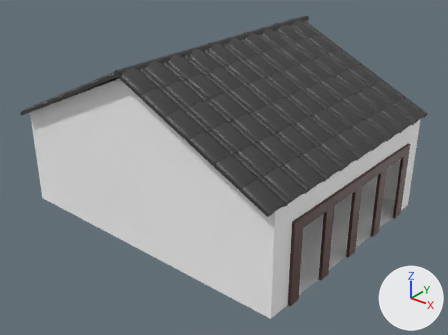
What one commit did to the glTF model run/textures/build/build4.glb.
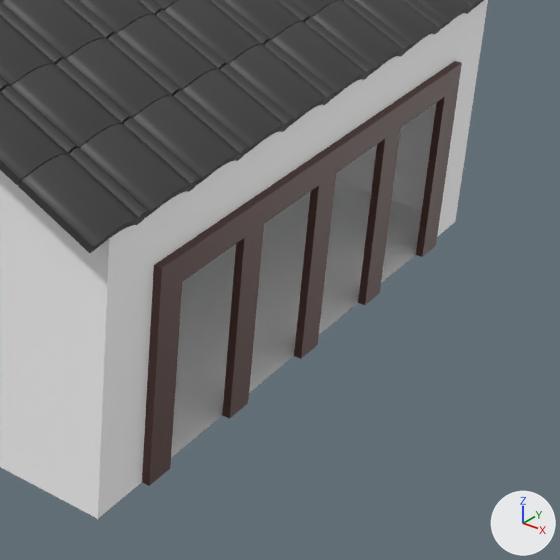
Each version is shown whole from a 50 mm lens placed at (1.665, -2.053, 1.539), pointed at (0.085, -0.078, 0.314), then close up on the part from 52% to 100% of the width and 36% to 100% of the height. Lighting does not change. The marker at lower right points along +X, +Y and +Z. Where no turn or scale is listed for an object, it has been applied to the vertices. Vertices at the same position are counted once.

Script lines for the objects in view, before the commit:
```python
me_円柱_001 = bpy.data.meshes.new('円柱.001')
me_円柱_001.from_pydata(...)  # 11507 vertices, 22078 faces; spans x -0.721..0.72, y -0.638..0.585, z -0.173..0.176
me_円柱_001.materials.append(mat_マテリアル)  # black #3b3b3b
me_立方体_019 = bpy.data.meshes.new('立方体.019')
me_立方体_019.from_pydata(...)  # 346 vertices, 650 faces; spans x -0.705..0.714, y -0.565..0.565, z -0.221..0.533
# faces by material slot: [446, 204]
me_立方体_019.materials.append(mat_マテリアル_024)  # white #ffffff
me_立方体_019.materials.append(mat_マテリアル_002)  # brown #4e2e29
ob_円柱 = bpy.data.objects.new('円柱', me_円柱_001)
ob_円柱.location = (0.033, 0.011, 0.7)
ob_立方体_019 = bpy.data.objects.new('立方体.019', me_立方体_019)
ob_立方体_019.location = (0.032, -0.018, 0.316)
```
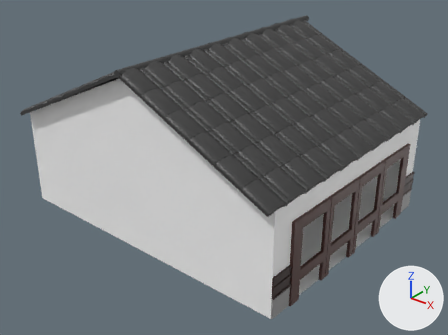
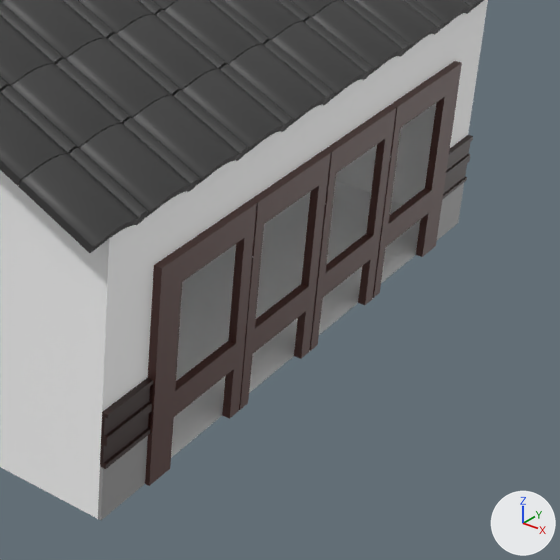
Where the change shows, as pixel boxes (x1, y1, x2, y2) in the close-ups (560 x 560 px):
'立方体.019', reshaped: before (0, 0, 488, 519); after (0, 0, 488, 520)
part 1 of me_立方体_019, added: after (0, 100, 473, 520)

Patch to the scene script:
```diff
--- a/run/textures/build/build4.glb.py
+++ b/run/textures/build/build4.glb.py
@@ mat_マテリアル_004 @@
+mat_マテリアル_004 = principled_material('マテリアル.004')
+mat_マテリアル_004.base_color = (0.318, 0.318, 0.318)  # grey #999999
@@ mat_マテリアル_003 @@
+mat_マテリアル_003 = principled_material('マテリアル.003')
+mat_マテリアル_003.base_color = (0.0299, 0.0119, 0.00995)  # brown #301c19
@@ me_立方体_019 @@
 # used by ob_立方体_019; location = (0.032, -0.018, 0.316)
-me_立方体_019.from_pydata(...)  # 346 vertices, 650 faces; spans x -0.705..0.714, y -0.565..0.565, z -0.221..0.533
+me_立方体_019.from_pydata(...)  # 721 vertices, 1378 faces; spans x -0.705..0.714, y -0.565..0.565, z -0.221..0.533
+# me_立方体_019 part 1: 375 vertices added at x -0.705..0.714, y -0.565..0.565, z -0.221..0.132
 me_立方体_019.materials.append(mat_マテリアル_024)
 me_立方体_019.materials.append(mat_マテリアル_002)
+me_立方体_019.materials.append(mat_マテリアル_003)  # brown #301c19
+me_立方体_019.materials.append(mat_マテリアル_004)  # grey #999999
```
